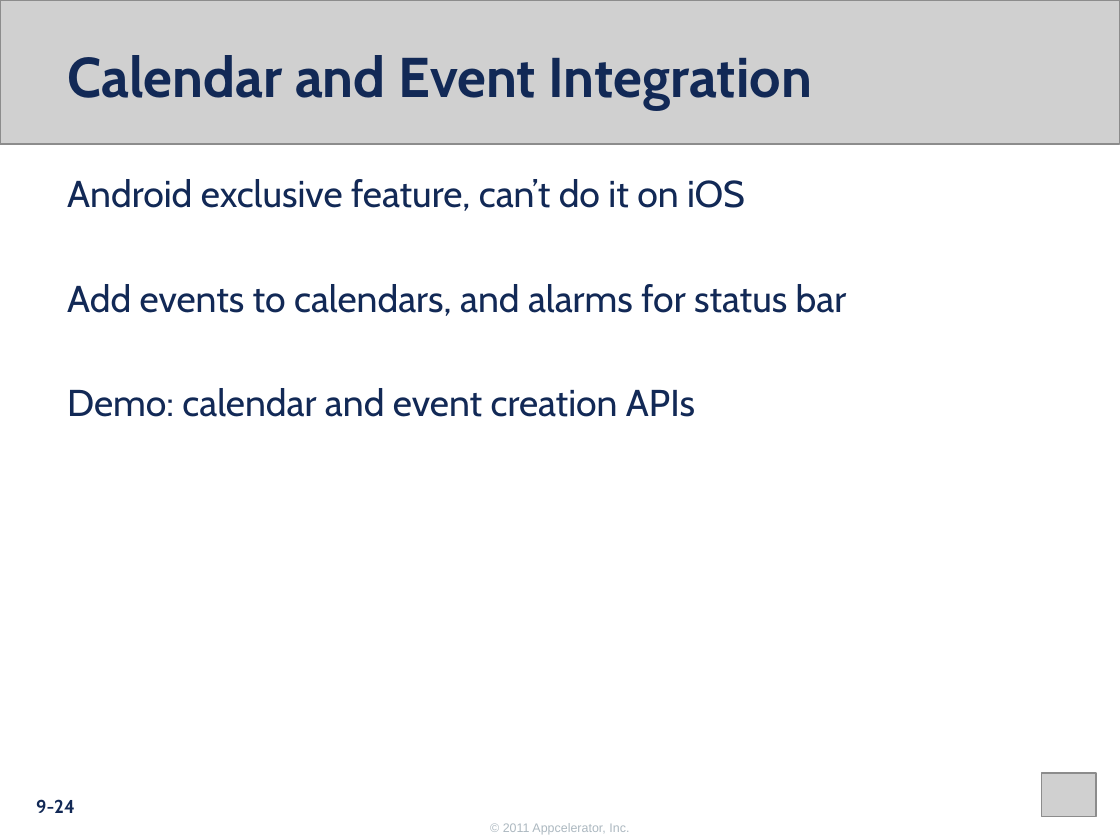
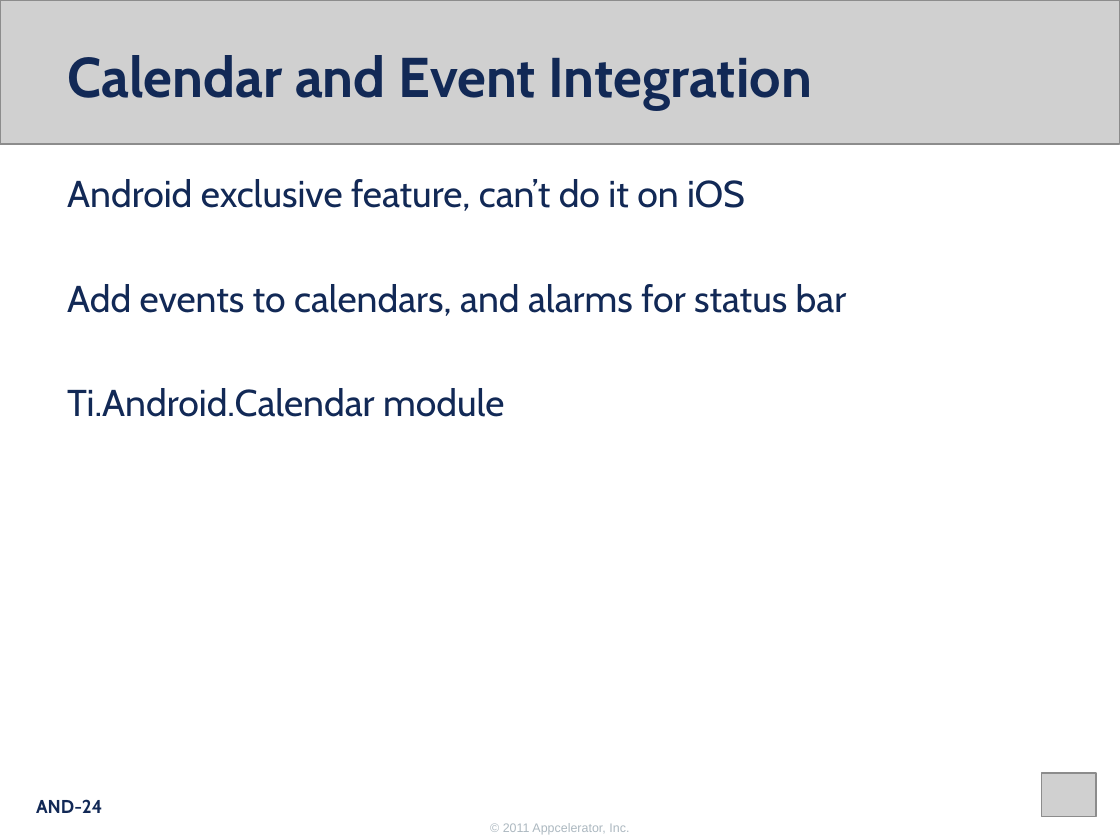
Before and after one commit to appcelerator-forks/appcelerator-training.tcmd_certification, a slide deck: slide 24 of 350.pptx. Drawn at 1120x840 pixels with LibreOffice and Linux fonts; fonts in the diff are those of the drawing; grey boxes stand for pictures; background and template pictures are left out. Boxes give left, top, right and bottom in pixels: in the first picture for what was removed or moved away, otherwise in the second. Text is boxed around its words. In the diff, an @@ line names an element or a change of style, - is before the commit and + after.

```diff
--- a/350.pptx
+++ b/350.pptx
@@ text at [67, 388, 504, 417]: text changed @@
-Demo: calendar and event creation APIs
+Ti.Android.Calendar module
@@ page number at [36, 799, 103, 813]: text changed @@
-9-24
+AND-24
```
Also in this commit, not shown: 11 other files.
